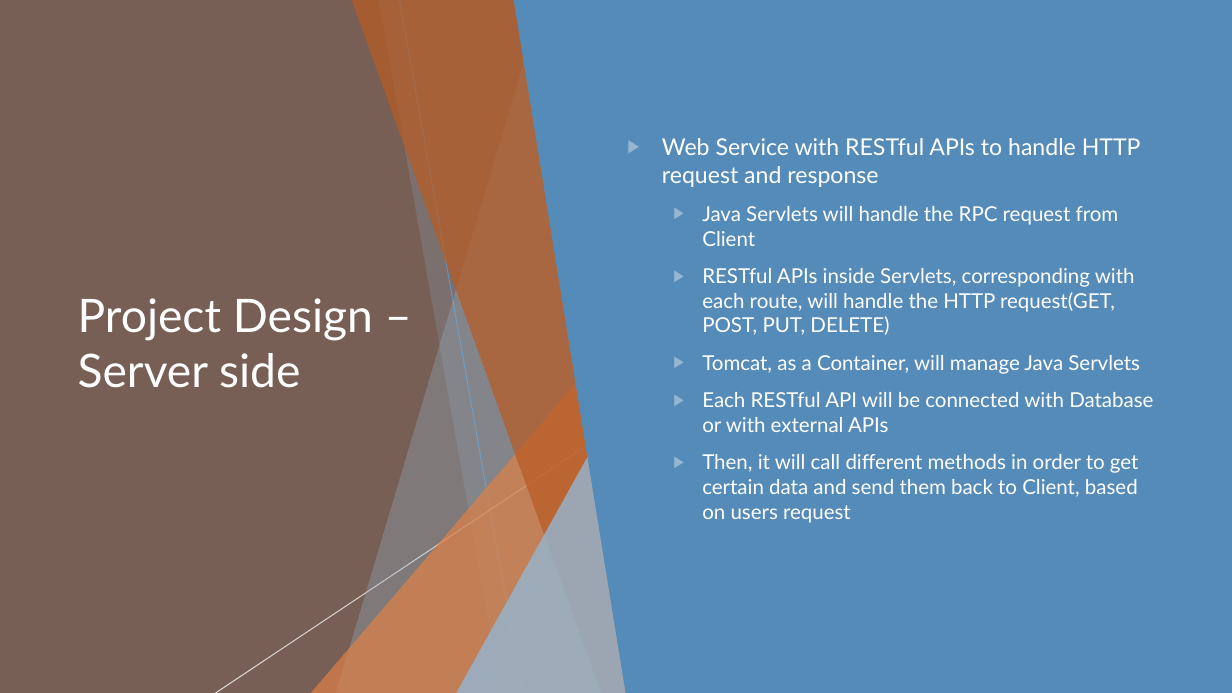
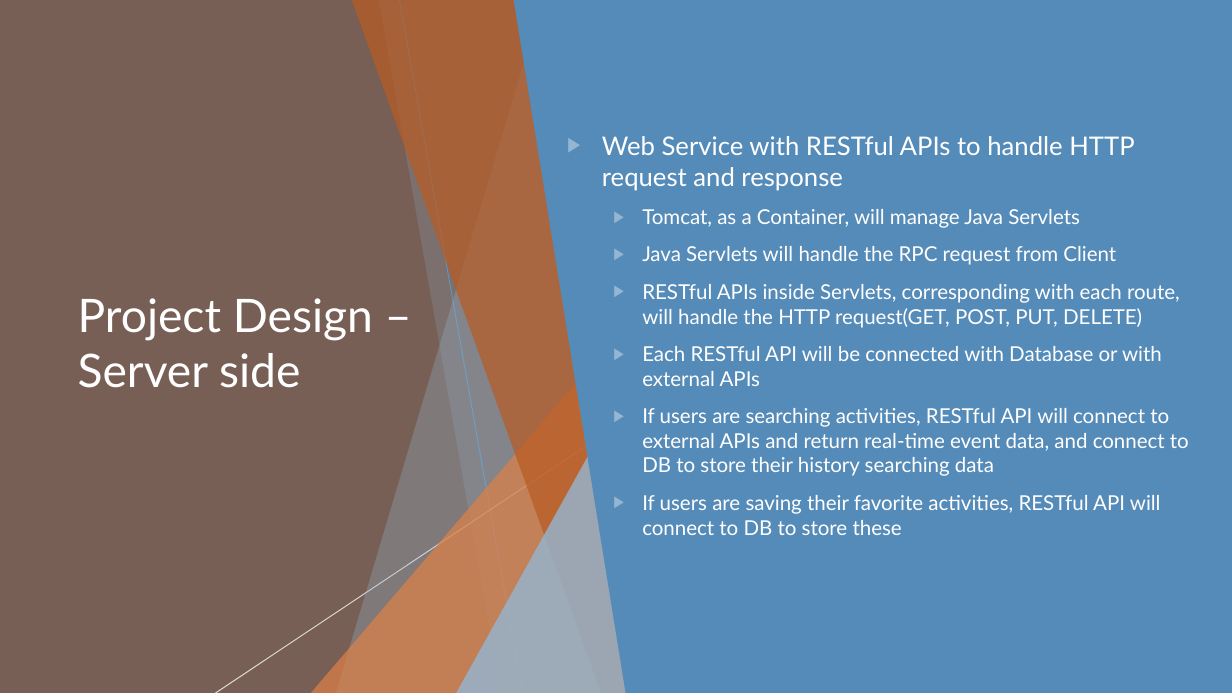
Before and after one commit to jrwang20/DB-project, a slide deck: slide 4 of In-class report Jianru Wang.pptx. Drawn at 1232x693 pixels with LibreOffice and Linux fonts; fonts in the diff are those of the drawing. Boxes give left, top, right and bottom in pixels: in the first picture for what was removed or moved away, otherwise in the second. Text is boxed around its words. In the diff, an @@ line names an element or a change of style, - is before the commit and + after.

```diff
--- a/In-class report Jianru Wang.pptx
+++ b/In-class report Jianru Wang.pptx
@@ text "Web Service with RESTful APIs ...": place and size @@
-text "Web Service with RESTful APIs ..." at [662, 138, 1153, 523]
+text "Web Service with RESTful APIs ..." at [602, 136, 1189, 535]
@@ text at [602, 136, 1134, 191]: size 18 to 20 pt in "Web Service with RESTful APIs to handle ..." @@
@@ text at [642, 209, 1080, 228]: paragraph added @@
+  ▶ Tomcat, as a Container, will manage Java Servlets
@@ text at [702, 355, 1140, 374]: paragraph removed @@
-  ▶ Tomcat, as a Container, will manage Java Servlets
@@ text at [642, 408, 1189, 535]: text changed @@
-  ▶ Then, it will call different methods in order to get certain data and send them back to Client, based on users request
+  ▶ If users are searching activities, RESTful API will connect to external APIs and return real-time event data, and connect to DB to store their history searching data
+  ▶ If users are saving their favorite activities, RESTful API will connect to DB to store these
```
Also in this commit, not shown: 2 other slides changed.
